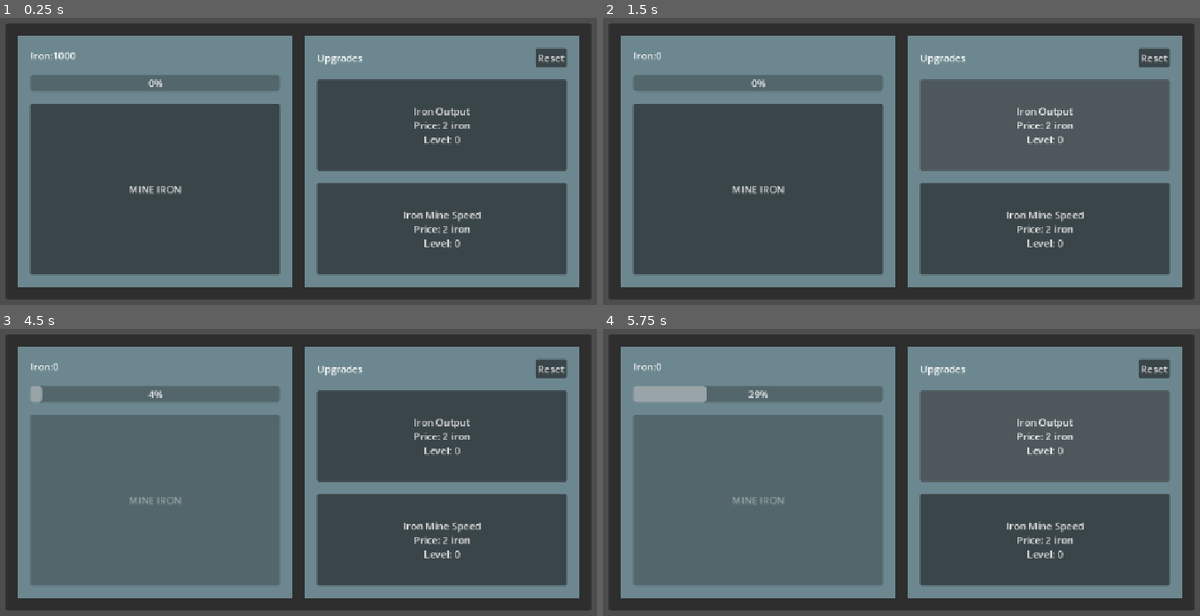
Above: before the commit, frames 1-4 (two rows, left to right).
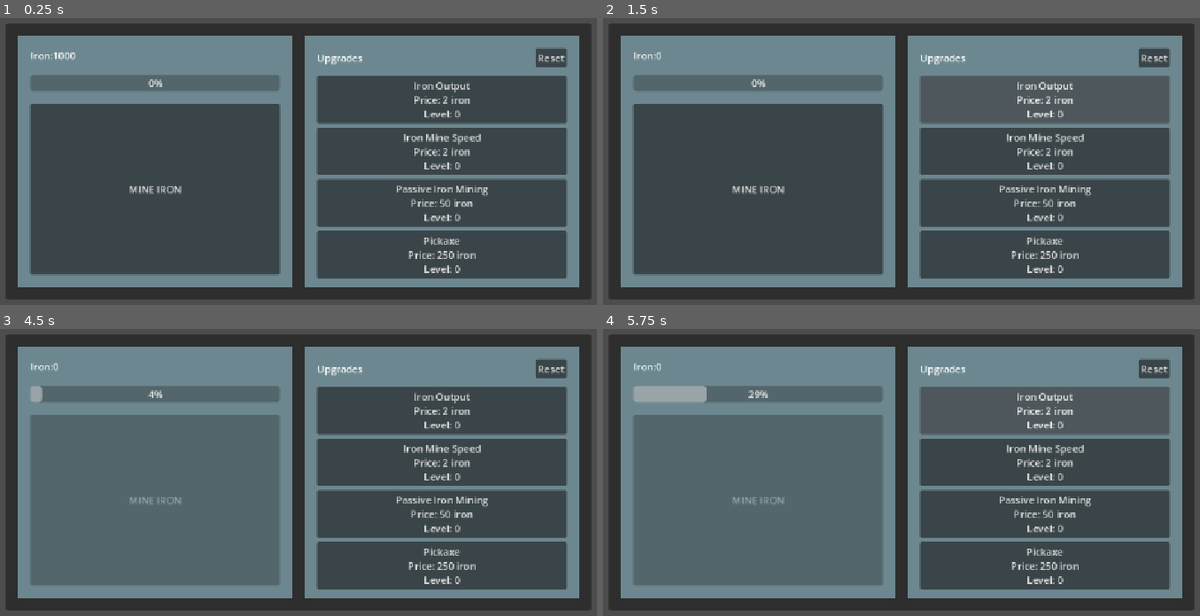
Above: after the commit, the same moments.

Repository: kmelkon/mine-incremental-tutorial-extended
Game: Godot game, scene res://main.tscn
The game is run twice, just before and just after one commit, with the same random seed, the same clock (stepped at 60 frames per second) and the same inputs.
Inputs (mouse positions are in pixels of both pictures, inside the frame that each line leads up to):
- Up to frame 1 (0.25 s): no input
- Up to frame 2 (1.5 s): click "Reset" at 0.5 s; click "Iron Output Price: 2 iron Lev…" at 1.25 s
- Up to frame 3 (4.5 s): click "Iron Mine Speed Price: 2 iron…" at 2 s; click (441, 512) at 2.75 s, where only the run after the commit has a clickable "Passive Iron Mining Price: 50…"; click (441, 564) at 3.5 s, where only the run after the commit has a clickable "Pickaxe Price: 250 iron Level…"; click "MINE IRON" at 4.25 s
- Up to frame 4 (5.75 s): click "Iron Output Price: 2 iron Lev…" at 5 s

The runs differ from the first frame. In frame 1, 5.7% of the frame differs, in the area x 52-96%, y 20-91%; in frame 2, 5.7%; in frame 3, 5.7%; in frame 4, 5.7%.

Commit message:
migrate passive iron output button

Diff:
--- a/main.gd
+++ b/main.gd
@@ -2,7 +2,6 @@
 
 @onready var mine_label: Label = %IronTotalLabel
 @onready var reset_button: Button = %ResetButton
-@onready var passive_output_button: Button = %PassiveOutputButton
 @onready var passive_output_timer: Timer = $PassiveOutputTimer
 @onready var coal_total_label: Label = %CoalTotalLabel
 @onready var coal_miner_unlock_button: Button = %CoalMinerUnlockButton
@@ -14,11 +13,8 @@
 var game_data: GameData = GameData.new()
 var upgrade_data: UpgradeData = UpgradeData.new()
 
-var passive_output_cost = 2
 var output = 1
 var coal_output = 1
-var passive_output_time = 1
-var passive_output = 0
 var coal_miner_unlock_cost = 1100
 var coal_miner_upgrade_cost = {
 	"iron": 100,
@@ -60,8 +56,6 @@
 func _on_reset_button_pressed() -> void:
 	game_data.reset()
 	output = 1
-	passive_output_time = 1
-	passive_output = 0
 	mining_output_time = 5.0
 	update_text()
 
@@ -71,19 +65,10 @@
 		coal_total_label.text = "Coal:" + str(game_data.resources["coal"])
 	coal_miner_unlock_button.text = "Coal Miner Unlock \nPrice: "+ str(coal_miner_unlock_cost)
 	coal_miner_upgrade_button.text = "Coal Miner Upgrade \nPrice: "+ str(coal_miner_upgrade_cost["iron"]) + " iron + " + str(coal_miner_upgrade_cost["coal"]) + " coal"
-	passive_output_button.text = "Passive Output\nCost: "+ str(passive_output_cost)+"\n Passive output: +" + str(passive_output)+ "/" + str(passive_output_time) + "sec"
 
 
-func _on_passive_output_button_pressed() -> void:
-	if game_data.can_spend_resource("iron", passive_output_cost):
-		game_data.spend_resource("iron", passive_output_cost)
-		passive_output_cost += 1 # increase the cost
-		passive_output += 1
-		passive_output_timer.start(passive_output_time)
-		update_text()
-
 func _on_passive_output_timer_timeout() -> void:
-	game_data.add_resource("iron", passive_output)
+	game_data.add_resource("iron", upgrade_data.upgrades["passive_iron_output"]["amount"])
 	update_text()
 
 
@@ -138,6 +123,12 @@
 				upgrade_data.buy_upgrade(upgrade_id)
 				mining_output_time = maxf(0.3, mining_output_time - 0.5)
 				print("IRON MINE SPEED BOUGHT")
+		&"passive_iron_output":
+			if game_data.can_spend_resource("iron", cost):
+				game_data.spend_resource("iron", cost)
+				upgrade_data.buy_upgrade(upgrade_id)
+				passive_output_timer.start(upgrade_data.upgrades["passive_iron_output"]["time"])
+				print("PASSIVE IRON MINE BOUGHT")
 
 func _on_mine_tween_complete() -> void:
 	mine_iron_button.disabled = false
--- a/main.tscn
+++ b/main.tscn
@@ -207,12 +207,10 @@
 layout_mode = 2
 upgrade_id = &"iron_mine_speed"
 
-[node name="PassiveOutputButton" type="Button" parent="MarginContainer/PanelContainer/MarginContainer/HBoxContainer/Upgrades/MarginContainer/VBoxContainer" unique_id=1830355551]
-unique_name_in_owner = true
-visible = false
-layout_mode = 2
-size_flags_vertical = 3
-text = "Passive"
+[node name="PassiveIronOutputUpgradeButtonControl" parent="MarginContainer/PanelContainer/MarginContainer/HBoxContainer/Upgrades/MarginContainer/VBoxContainer" unique_id=1737075368 groups=["upgrade_buttons"] instance=ExtResource("3_htxhm")]
+unique_name_in_owner = true
+layout_mode = 2
+upgrade_id = &"passive_iron_output"
 
 [node name="CoalMinerUnlockButton" type="Button" parent="MarginContainer/PanelContainer/MarginContainer/HBoxContainer/Upgrades/MarginContainer/VBoxContainer" unique_id=1772461128]
 unique_name_in_owner = true
@@ -229,7 +227,6 @@
 text = "Coal Miner Upgrade"
 
 [node name="UpgradeButtonControl" parent="MarginContainer/PanelContainer/MarginContainer/HBoxContainer/Upgrades/MarginContainer/VBoxContainer" unique_id=1706843746 groups=["upgrade_buttons"] instance=ExtResource("3_htxhm")]
-visible = false
 layout_mode = 2
 upgrade_id = &"pickaxe"
 
@@ -238,7 +235,6 @@
 libraries/ = SubResource("AnimationLibrary_ruth0")
 
 [node name="PassiveOutputTimer" type="Timer" parent="." unique_id=1578449357]
-autostart = true
 ignore_time_scale = true
 
 [connection signal="pressed" from="MarginContainer/PanelContainer/MarginContainer/HBoxContainer/MineSpace/MarginContainer/VBoxContainer/MineButton" to="." method="_on_button_pressed"]
@@ -246,7 +242,7 @@
 [connection signal="pressed" from="MarginContainer/PanelContainer/MarginContainer/HBoxContainer/Upgrades/MarginContainer/VBoxContainer/HBoxContainer/ResetButton" to="." method="_on_reset_button_pressed"]
 [connection signal="upgrade_requested" from="MarginContainer/PanelContainer/MarginContainer/HBoxContainer/Upgrades/MarginContainer/VBoxContainer/IronOutputUpgradeButtonControl" to="." method="_on_upgrade_button_control_upgrade_requested"]
 [connection signal="upgrade_requested" from="MarginContainer/PanelContainer/MarginContainer/HBoxContainer/Upgrades/MarginContainer/VBoxContainer/SpeedUpgradeButtonControl" to="." method="_on_upgrade_button_control_upgrade_requested"]
-[connection signal="pressed" from="MarginContainer/PanelContainer/MarginContainer/HBoxContainer/Upgrades/MarginContainer/VBoxContainer/PassiveOutputButton" to="." method="_on_passive_output_button_pressed"]
+[connection signal="upgrade_requested" from="MarginContainer/PanelContainer/MarginContainer/HBoxContainer/Upgrades/MarginContainer/VBoxContainer/PassiveIronOutputUpgradeButtonControl" to="." method="_on_upgrade_button_control_upgrade_requested"]
 [connection signal="pressed" from="MarginContainer/PanelContainer/MarginContainer/HBoxContainer/Upgrades/MarginContainer/VBoxContainer/CoalMinerUnlockButton" to="." method="_on_coal_miner_unlock_button_pressed"]
 [connection signal="pressed" from="MarginContainer/PanelContainer/MarginContainer/HBoxContainer/Upgrades/MarginContainer/VBoxContainer/CoalMinerUpgradeButton" to="." method="_on_coal_miner_upgrade_button_pressed"]
 [connection signal="upgrade_requested" from="MarginContainer/PanelContainer/MarginContainer/HBoxContainer/Upgrades/MarginContainer/VBoxContainer/UpgradeButtonControl" to="." method="_on_upgrade_button_control_upgrade_requested"]
--- a/upgrade_data.gd
+++ b/upgrade_data.gd
@@ -26,10 +26,22 @@
 		"amount": 0,
 		"level": 0,
 		"max_level": 10
+	},
+	"passive_iron_output": {
+		"name": "Passive Iron Mining",
+		"description": "This pickaxe is alive!",
+		"cost": { "iron": 50 },
+		"amount": 0,
+		"level": 0,
+		"time": 1
 	}
 }
 
 func buy_upgrade(upgrade_id: StringName) -> void:
+#	max level is a real game rule, not just UI.
+	if is_upgrade_maxed(upgrade_id):
+		return
+
 	match upgrade_id:
 		&"pickaxe":
 			upgrades["pickaxe"]["amount"] += 1
@@ -46,6 +58,11 @@
 			upgrades["iron_mine_speed"]["level"] += 1
 			upgrades["iron_mine_speed"]["cost"]["iron"] = ceili(upgrades["iron_mine_speed"]["cost"]["iron"] * 1.20)
 			upgrade_bought.emit(upgrade_id)
+		&"passive_iron_output":
+			upgrades["passive_iron_output"]["amount"] += 1
+			upgrades["passive_iron_output"]["level"] += 1
+			upgrades["passive_iron_output"]["cost"]["iron"] = ceili(upgrades["passive_iron_output"]["cost"]["iron"] * 1.20)
+			upgrade_bought.emit(upgrade_id)
 
 func get_upgrade_cost(upgrade_id: StringName) -> int:
 	match upgrade_id:
@@ -55,6 +72,8 @@
 			return upgrades["iron_output"]["cost"]["iron"]
 		&"iron_mine_speed":
 			return upgrades["iron_mine_speed"]["cost"]["iron"]
+		&"passive_iron_output":
+			return upgrades["passive_iron_output"]["cost"]["iron"]
 	return -1
 
 func is_upgrade_maxed(upgrade_id: StringName) -> bool:
@@ -69,7 +88,6 @@
 #	reset all upgrade data to  initial here
 	pass
 
-#	Migrate passive output.
 #	Migrate coal upgrades, since they will teach you multi-resource costs.
 #	Add save/load after the game state has settled.
 # 	show coal unlock button when player is nearing the unlock threshold
